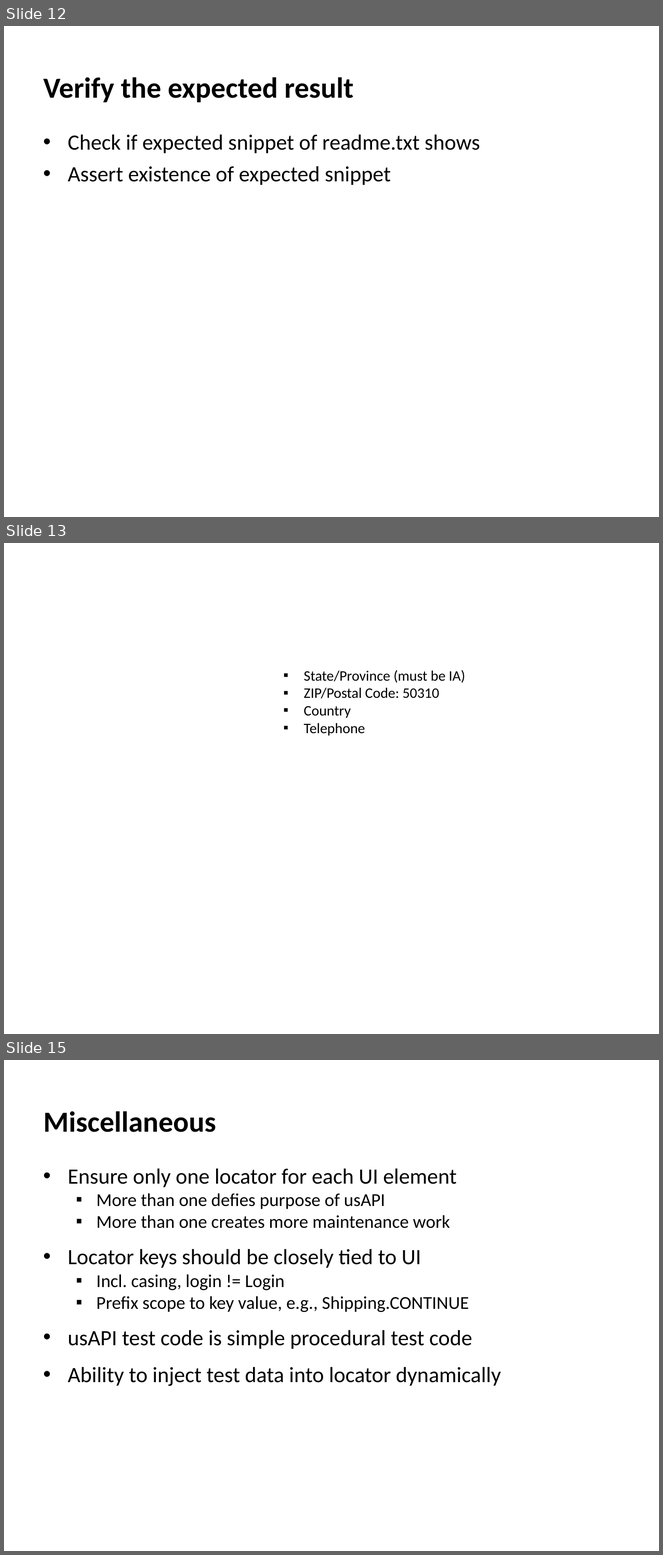
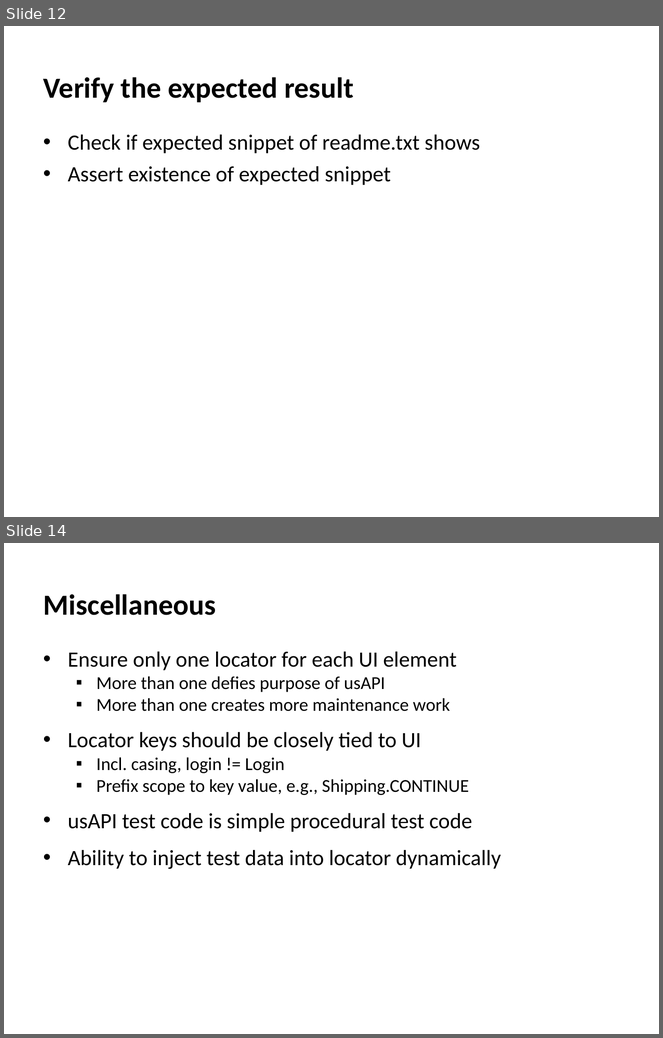
Before and after one commit to slips/unifiedSeleniumAPI, a slide deck: training/UnifiedSeleniumAPI-HandsOnExercise.ppt. Shown one above the other, each under a label of ours: slides 12, 13 and 15 before the commit, slides 12 and 14 after it; the slides between them are not shown. The pictures are 663x1555 and 663x1038 pixels, drawn with LibreOffice and Linux fonts; fonts in the diff are those of the drawing. Boxes give left, top, right and bottom in pixels: in the first picture for what was removed or moved away, otherwise in the second. Text is boxed around its words. In the diff, an @@ line names an element or a change of style, - is before the commit and + after.

```diff
--- a/training/UnifiedSeleniumAPI-HandsOnExercise.ppt
+++ b/training/UnifiedSeleniumAPI-HandsOnExercise.ppt
@@ slide 13 removed at bbox=[4, 543, 659, 1034], background #FFFFFF @@
@@ text removed at bbox=[304, 670, 466, 736] @@
-  ▪ State/Province (must be IA)
-  ▪ ZIP/Postal Code: 50310
-  ▪ Country
-  ▪ Telephone
@@ what was slide 15 is now slide 14 @@
```
Also in this commit, not shown: 1 slide changed, 1 slide added, 1 other slide removed.
